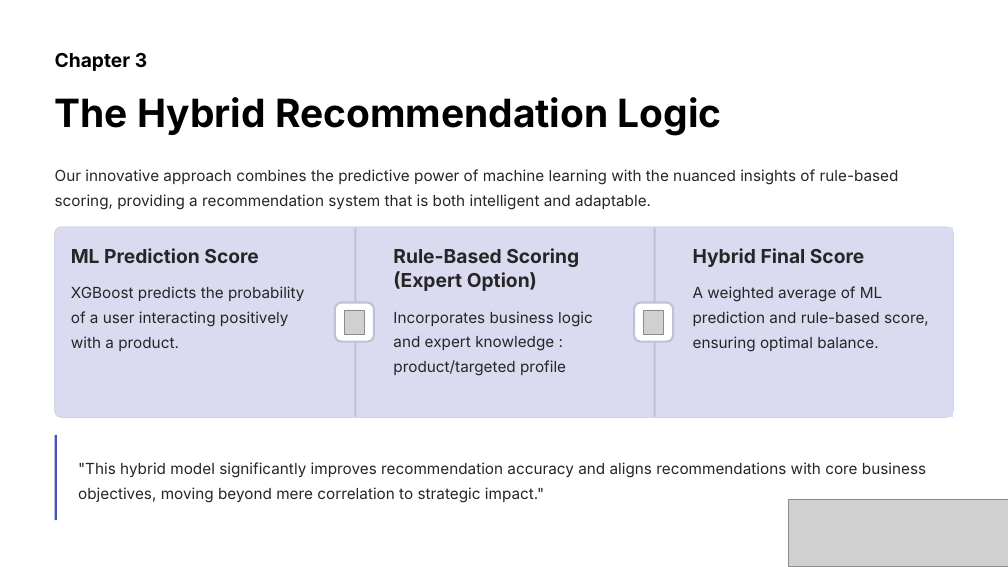
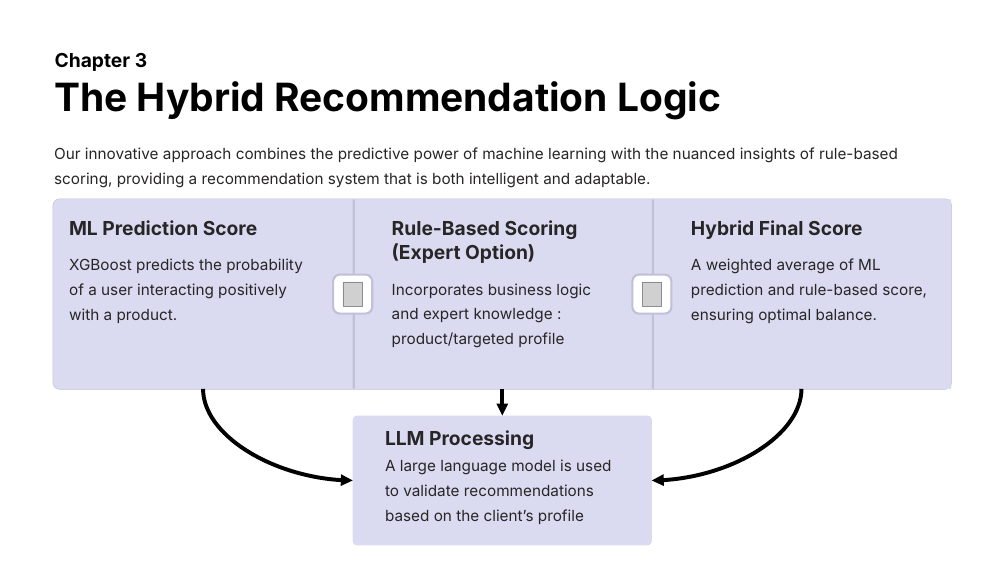
Before and after one commit to m0emEn/Agent-commercial, a slide deck: slide 8 of presentation_equipe_Nexora.pptx. Drawn at 1008x567 pixels with LibreOffice and Linux fonts; fonts in the diff are those of the drawing; grey boxes stand for pictures; background and template pictures are left out. Boxes give left, top, right and bottom in pixels: in the first picture for what was removed or moved away, otherwise in the second. Text is boxed around its words. In the diff, an @@ line names an element or a change of style, - is before the commit and + after.

```diff
--- a/presentation_equipe_Nexora.pptx
+++ b/presentation_equipe_Nexora.pptx
@@ text "The Hybrid Recommendation Logic": place and size @@
-text "The Hybrid Recommendation Logic" at (55,97,722,136)
+text "The Hybrid Recommendation Logic" at (54,81,721,120)
@@ text "Our innovative approach combines the ...": place and size @@
-text "Our innovative approach combines the ..." at (55,169,899,210)
+text "Our innovative approach combines the ..." at (54,147,898,188)
@@ 6 texts, 4 rounded rectangles, 2 pictures, 2 rectangles: place and size @@
-6 texts, 4 rounded rectangles, 2 pictures, 2 rectangles at (55,170,953,417)
+6 texts, 4 rounded rectangles, 2 pictures, 2 rectangles at (53,148,951,389)
@@ rounded rectangle: place and size @@
-rounded rectangle at (335,302,374,341)
+rounded rectangle at (333,275,372,314)
@@ rounded rectangle: place and size @@
-rounded rectangle at (634,302,673,341)
+rounded rectangle at (633,275,672,314)
@@ curved arrow added from (203, 389) to (353, 481), #000000 4.5 pt @@
@@ arrow added from (502, 389) to (502, 416), #000000 4.5 pt @@
@@ curved arrow added from (801, 389) to (652, 481), #000000 4.5 pt @@
@@ rounded rectangle added at (353,416,652,546), fill #DADBF1 @@
@@ rectangle removed at (55,435,57,520) @@
@@ text added at (385,430,534,449), 22 pt, text #272525, bold @@
+LLM Processing
@@ text removed at (78,462,926,503) @@
-"This hybrid model significantly improves recommendation accuracy and aligns recommendations with core business objectives, moving beyond mere correlation to strategic impact."
@@ text added at (385,459,611,524), 17.5 pt, text #272525 @@
+A large language model is used to validate recommendations based on the client’s profile
@@ picture removed at (789,499,1008,566) @@
```
Also in this commit, not shown: 7 other slides changed, 12 other files.
